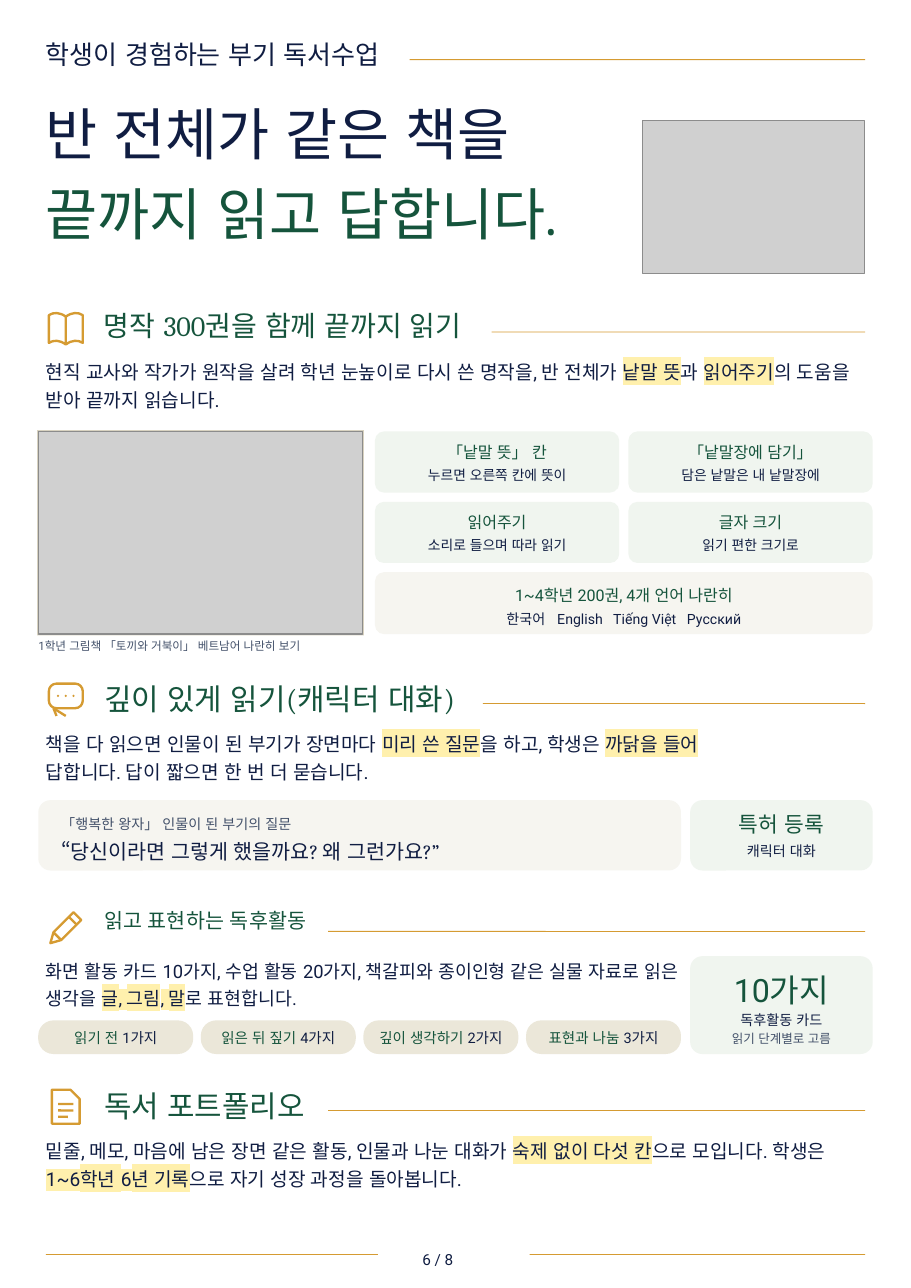
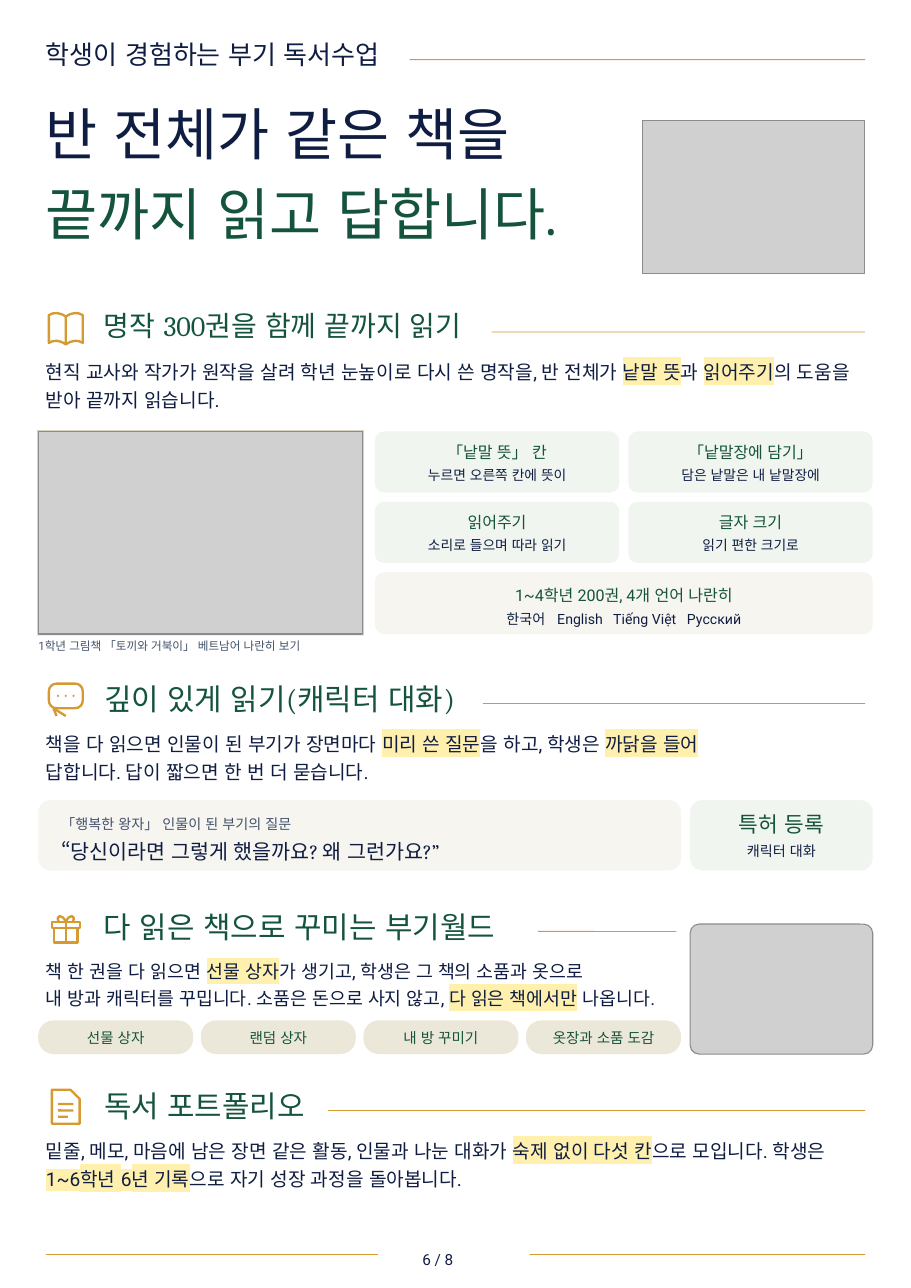
Before and after one commit to legoschool/bookie-test, a slide deck: slide 7 of promo/dl/brochure/bookie-complete-9p-edit.pptx. Drawn at 911x1288 pixels with LibreOffice and Linux fonts; fonts in the diff are those of the drawing; grey boxes stand for pictures. Boxes give left, top, right and bottom in pixels: in the first picture for what was removed or moved away, otherwise in the second. Text is boxed around its words. In the diff, an @@ line names an element or a change of style, - is before the commit and + after.

```diff
--- a/promo/dl/brochure/bookie-complete-9p-edit.pptx
+++ b/promo/dl/brochure/bookie-complete-9p-edit.pptx
@@ freeform shape at (51, 912, 82, 943): outline redrawn @@
@@ line removed from (69, 917) to (77, 924) @@
@@ text at (104, 913, 495, 941): text changed; size 13.5 to 19.5 pt @@
-읽고 표현하는 독후활동
+다 읽은 책으로 꾸미는 부기월드
@@ picture added at (690, 924, 872, 1054) @@
@@ line removed from (54, 932) to (62, 940) @@
@@ line moved from (328, 932) - (865, 932) to (538, 932) - (676, 932) @@
@@ rounded rectangle removed at (690, 956, 872, 1054) @@
@@ text at (46, 960, 655, 1008): text changed @@
-화면 활동 카드 10가지, 수업 활동 20가지, 책갈피와 종이인형 같은 실물 자료로 읽은
-생각을 글, 그림, 말로 표현합니다.
+책 한 권을 다 읽으면 선물 상자가 생기고, 학생은 그 책의 소품과 옷으로
+내 방과 캐릭터를 꾸밉니다. 소품은 돈으로 사지 않고, 다 읽은 책에서만 나옵니다.
@@ text removed at (734, 975, 829, 1005) @@
-10가지
@@ text removed at (740, 1013, 822, 1027) @@
-독후활동 카드
@@ text at (87, 1031, 145, 1044): text changed @@
-읽기 전 1가지
+선물 상자
@@ text at (250, 1031, 307, 1044): text changed @@
-읽은 뒤 짚기 4가지
+랜덤 상자
@@ text at (403, 1031, 478, 1044): text changed @@
-깊이 생각하기 2가지
+내 방 꾸미기
@@ text at (553, 1031, 655, 1044): text changed @@
-표현과 나눔 3가지
+옷장과 소품 도감
@@ text removed at (732, 1032, 831, 1044) @@
-읽기 단계별로 고름
```
Also in this commit, not shown: 5 other files.
